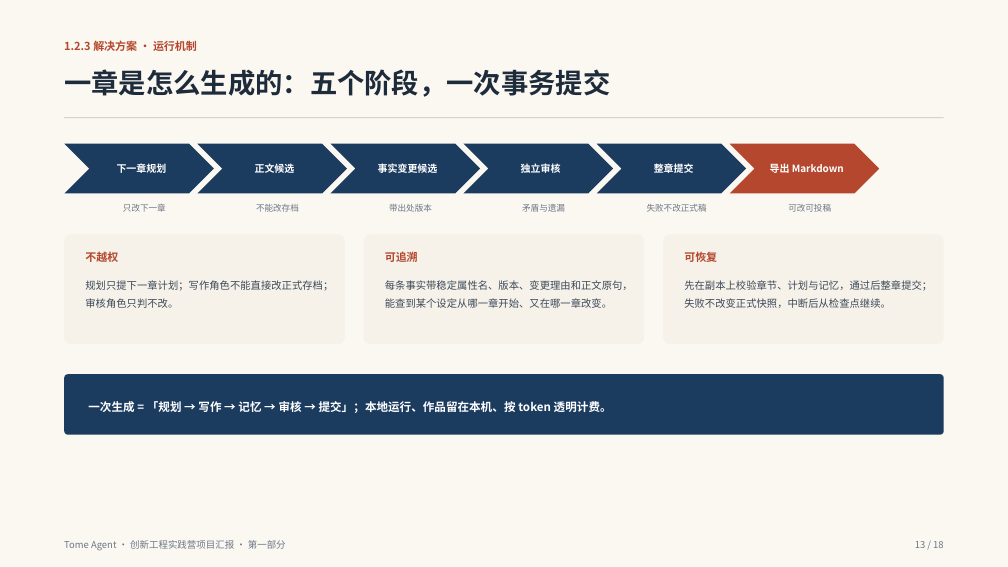
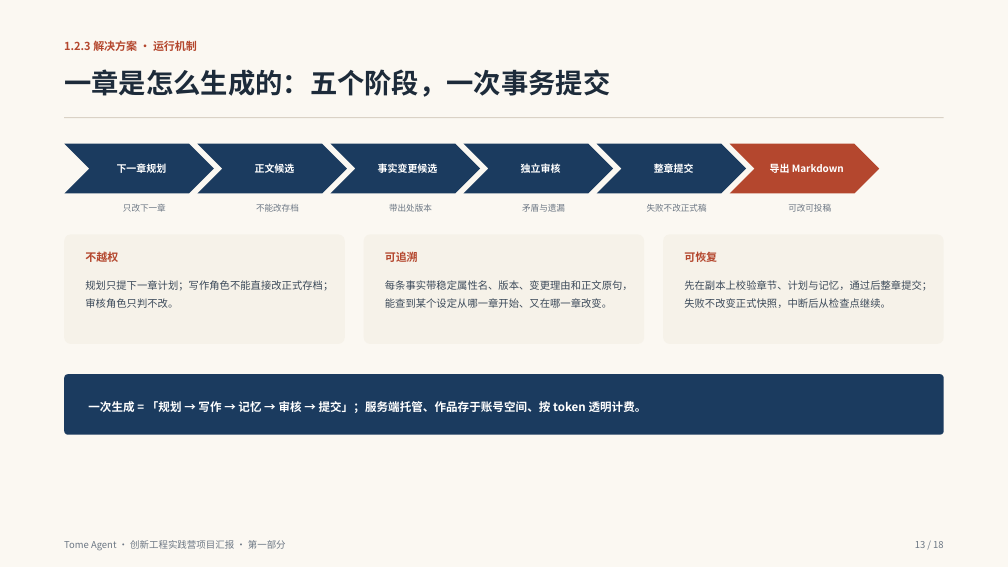
Before and after one commit to liuliyisui/tome-agent, a slide deck: slide 13 of docs/slides/Tome-Agent_第一部分_产品设计与设计原则.pptx. Drawn at 1008x567 pixels with LibreOffice and Linux fonts; fonts in the diff are those of the drawing. Boxes give left, top, right and bottom in pixels: in the first picture for what was removed or moved away, otherwise in the second. Text is boxed around its words. In the diff, an @@ line names an element or a change of style, - is before the commit and + after.

```diff
--- a/docs/slides/Tome-Agent_第一部分_产品设计与设计原则.pptx
+++ b/docs/slides/Tome-Agent_第一部分_产品设计与设计原则.pptx
@@ text at (88, 401, 647, 413): text changed @@
-一次生成 = 「规划 → 写作 → 记忆 → 审核 → 提交」；本地运行、作品留在本机、按 token 透明计费。
+一次生成 = 「规划 → 写作 → 记忆 → 审核 → 提交」；服务端托管、作品存于账号空间、按 token 透明计费。
```
Also in this commit, not shown: 7 other slides changed, 4 other files.
